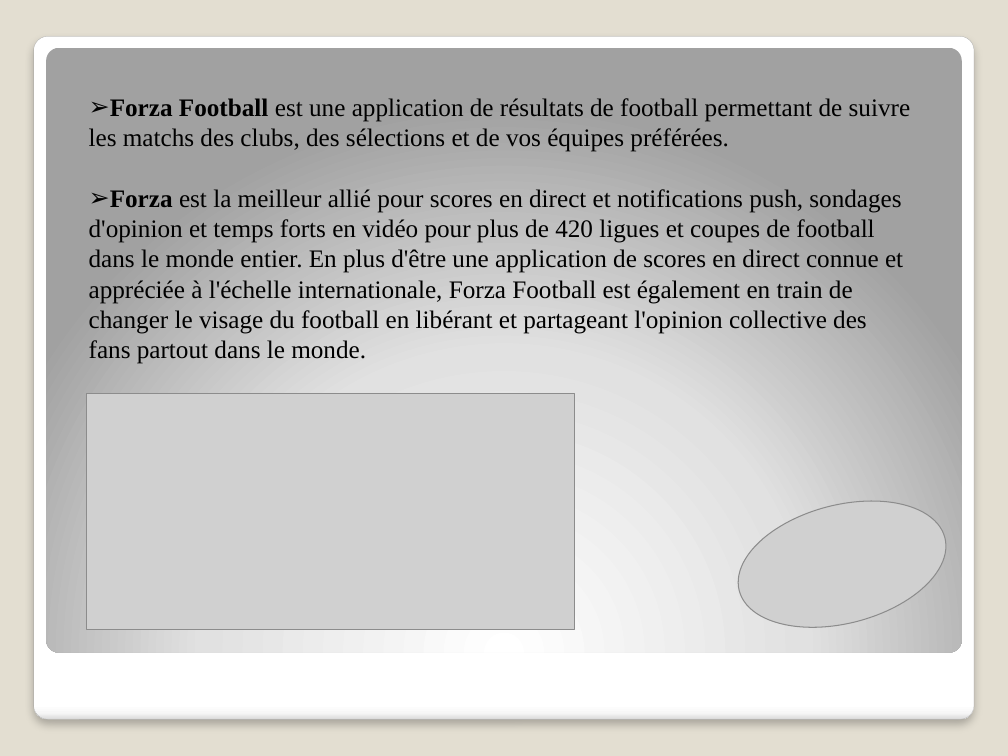
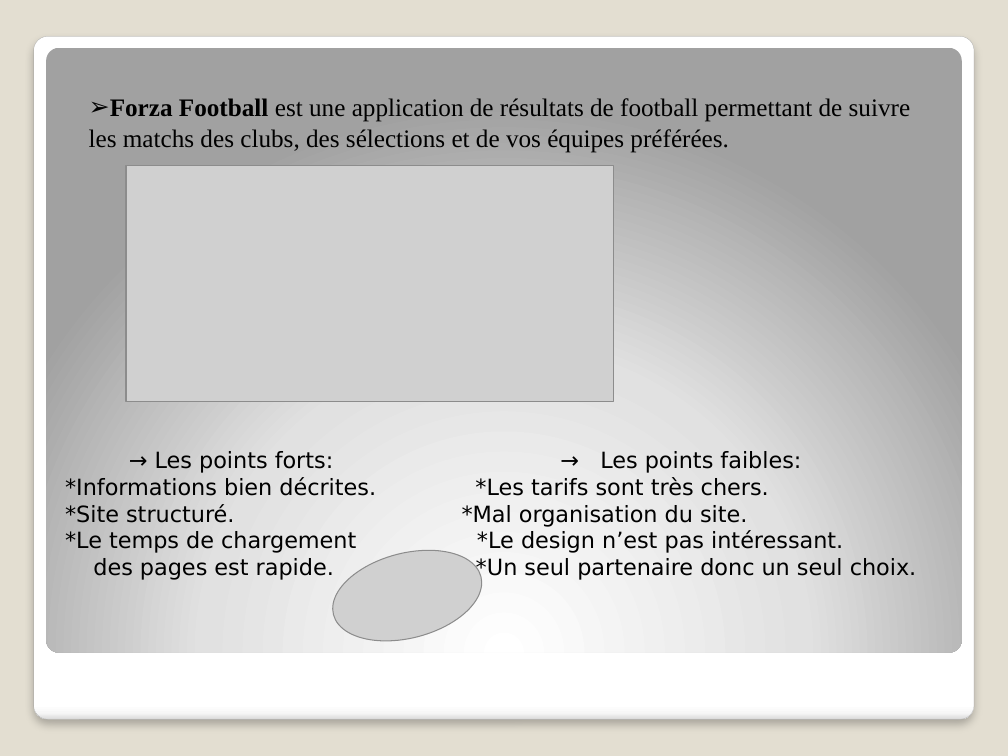
Before and after one commit to ichrak-star/PISymfony, a slide deck: slide 5 of Conception/MyFoot.pptx. Drawn at 1008x756 pixels with LibreOffice and Linux fonts; fonts in the diff are those of the drawing; grey boxes stand for pictures. Boxes give left, top, right and bottom in pixels: in the first picture for what was removed or moved away, otherwise in the second. Text is boxed around its words. In the diff, an @@ line names an element or a change of style, - is before the commit and + after.

```diff
--- a/Conception/MyFoot.pptx
+++ b/Conception/MyFoot.pptx
@@ picture moved from (x1=87, y1=394, x2=575, y2=630) to (x1=126, y1=165, x2=614, y2=401) @@
@@ text at (x1=89, y1=189, x2=903, y2=364): paragraph removed @@
-➢ Forza est la meilleur allié pour scores en direct et notifications push, sondages d'opinion et temps forts en vidéo pour plus de 420 ligues et coupes de football dans le monde entier. En plus d'être une application de scores en direct connue et appréciée à l'échelle internationale, Forza Football est également en train de changer le visage du football en libérant et partageant l'opinion collective des fans partout dans le monde.
@@ text added at (x1=155, y1=451, x2=917, y2=581), 16 pt, text #000000 @@
+→ Les points forts: → Les points faibles:
+*Informations bien décrites. *Les tarifs sont très chers.
+*Site structuré. *Mal organisation du site.
+*Le temps de chargement *Le design n’est pas intéressant.
+des pages est rapide. *Un seul partenaire donc un seul choix.
@@ picture removed at (x1=724, y1=480, x2=960, y2=648) @@
@@ picture added at (x1=322, y1=536, x2=491, y2=656) @@
```
Also in this commit, not shown: 6 other slides changed, 1 other file.
